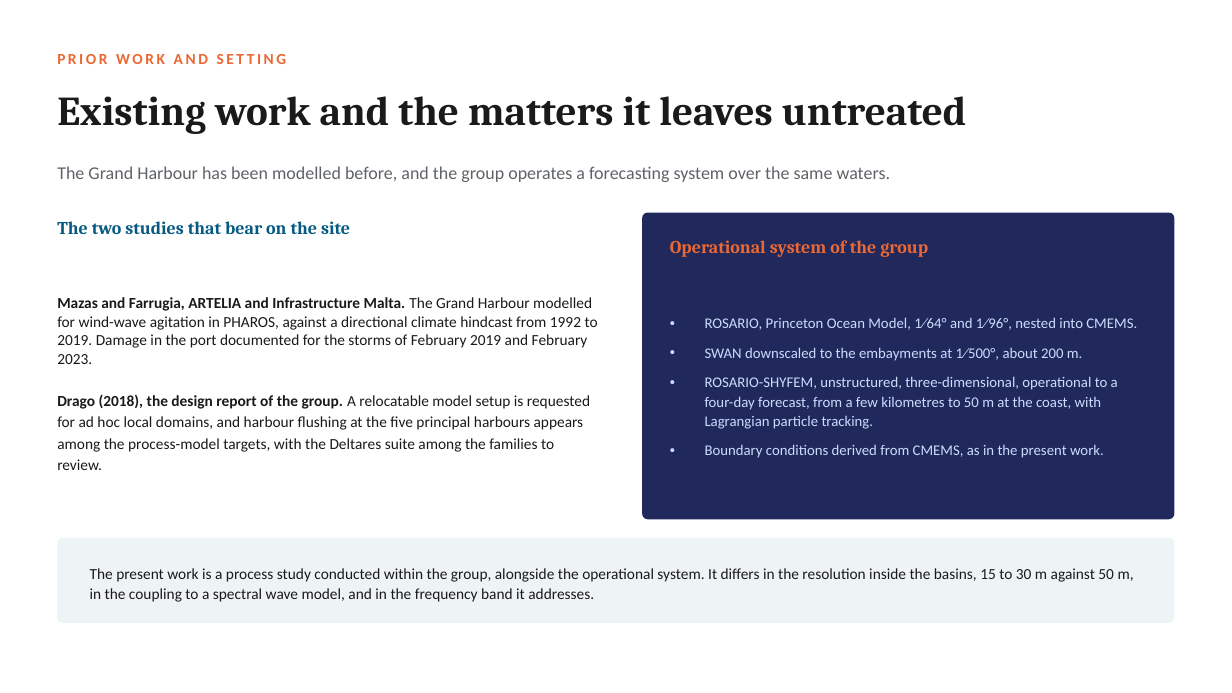
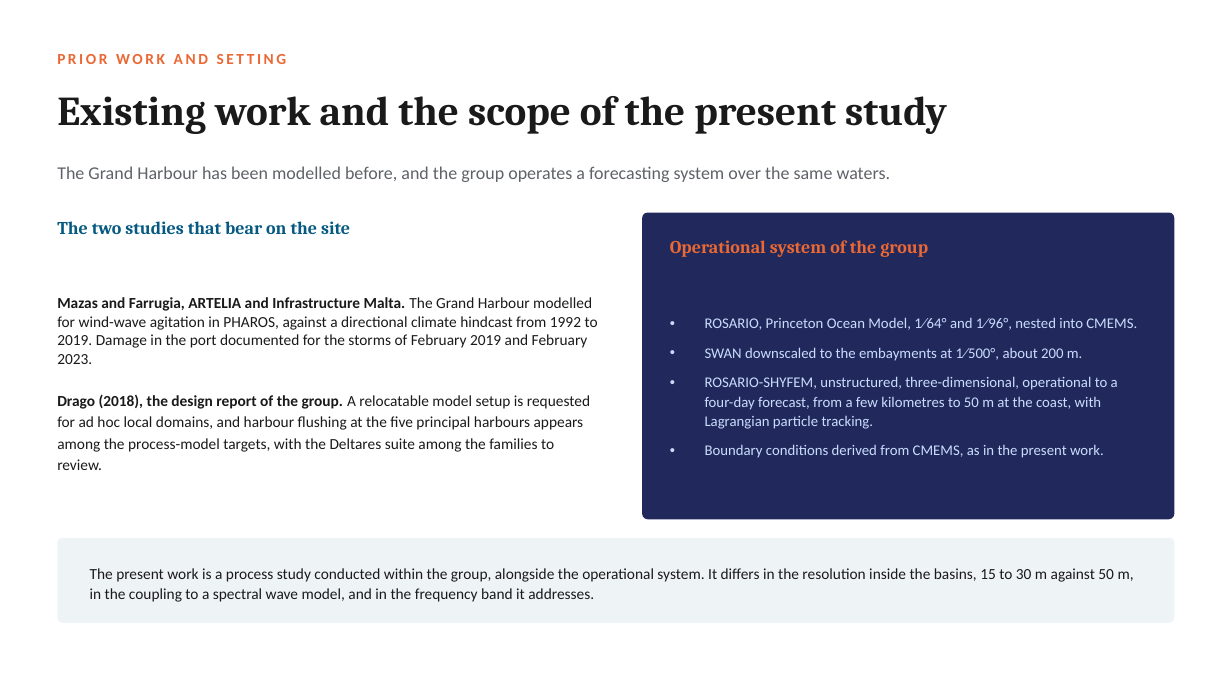
Before and after one commit to cicero-martins/MaltaDT, a slide deck: slide 13 of docs/valletta_model_concept_2026-10-08.pptx. Drawn at 1232x693 pixels with LibreOffice and Linux fonts; fonts in the diff are those of the drawing. Boxes give left, top, right and bottom in pixels: in the first picture for what was removed or moved away, otherwise in the second. Text is boxed around its words. In the diff, an @@ line names an element or a change of style, - is before the commit and + after.

Commit message:
docs(deck): state the results of the full deck as preliminary
The full deck presented one-dimensional estimates, a single-gauge
spectrum and an idealised boundary test as settled findings. The wording
now matches the short version: estimates as estimates, the domain and
the design as proposals, the readings of the Senglea spectrum as
provisional, and the boundary as a working configuration. The cover
edited in PowerPoint is carried over by copy_deck_cover.ps1.

```diff
--- a/docs/valletta_model_concept_2026-10-08.pptx
+++ b/docs/valletta_model_concept_2026-10-08.pptx
@@ text at (x1=57, y1=96, x2=947, y2=134): text changed @@
-Existing work and the matters it leaves untreated
+Existing work and the scope of the present study
```
Also in this commit, not shown: 14 other slides changed, 1 other file.
